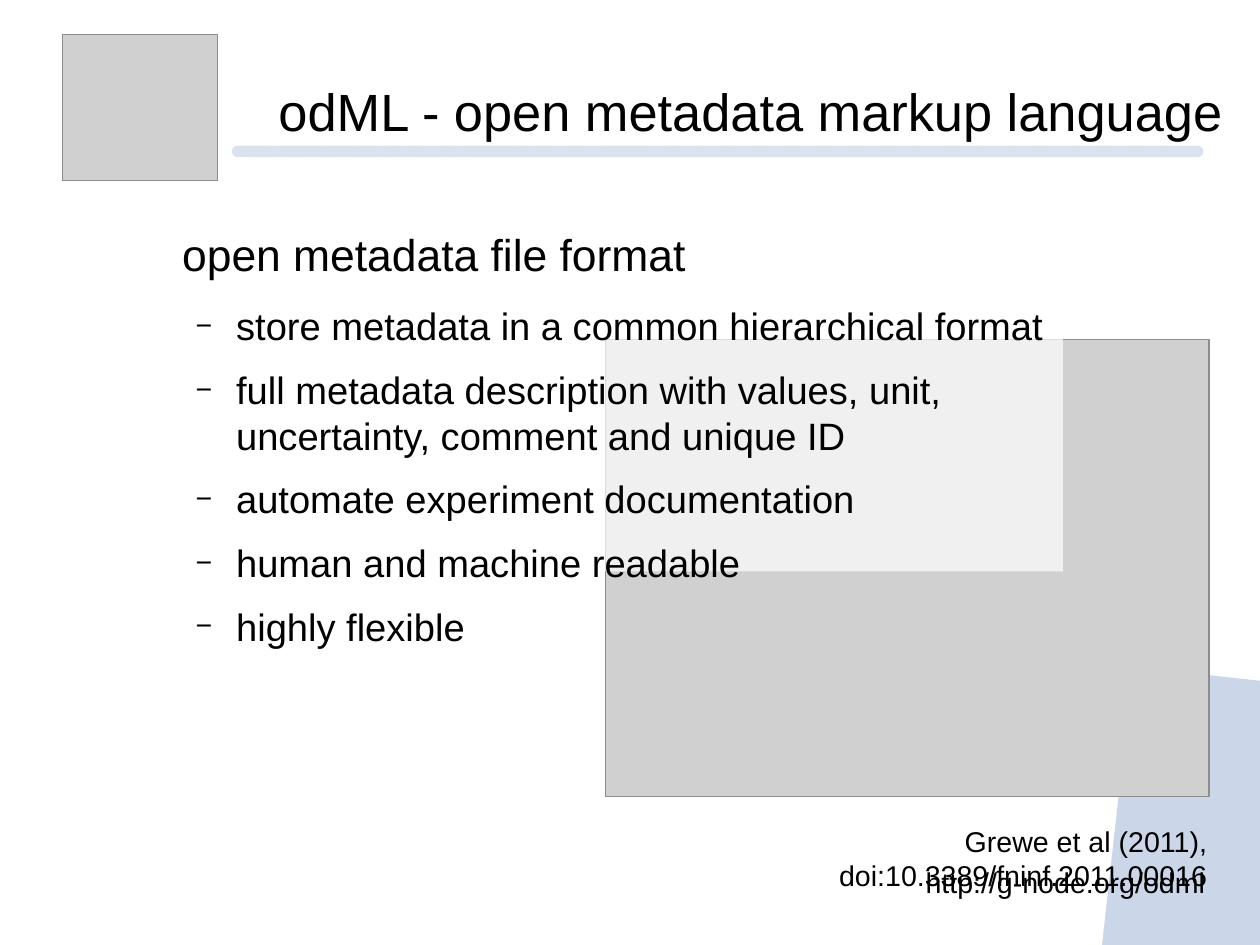
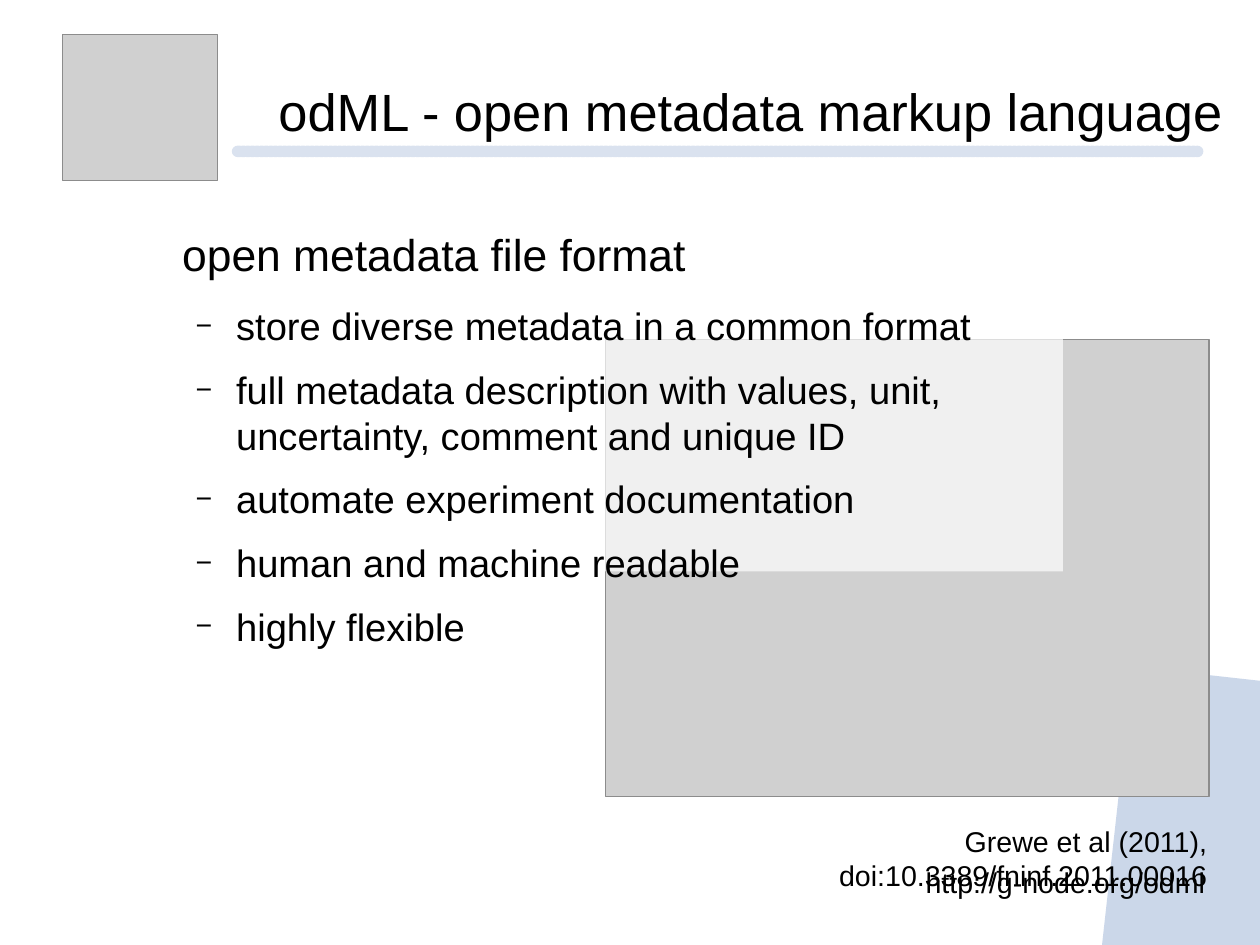
Before and after one commit to mpsonntag/prespost, a slide deck: slide 11 of 202109_BCCN_online/202109_BCCN_Online_conference.odp. Drawn at 1260x945 pixels with LibreOffice and Linux fonts; fonts in the diff are those of the drawing; grey boxes stand for pictures; background and template pictures are left out. Boxes give left, top, right and bottom in pixels: in the first picture for what was removed or moved away, otherwise in the second. Text is boxed around its words. In the diff, an @@ line names an element or a change of style, - is before the commit and + after.

```diff
--- a/202109_BCCN_online/202109_BCCN_Online_conference.odp
+++ b/202109_BCCN_online/202109_BCCN_Online_conference.odp
@@ text at bbox=[236, 312, 971, 341]: text changed @@
-  − store metadata in a common hierarchical format
+  − store diverse metadata in a common format
```
Also in this commit, not shown: 7 other slides changed, 1 other file.
